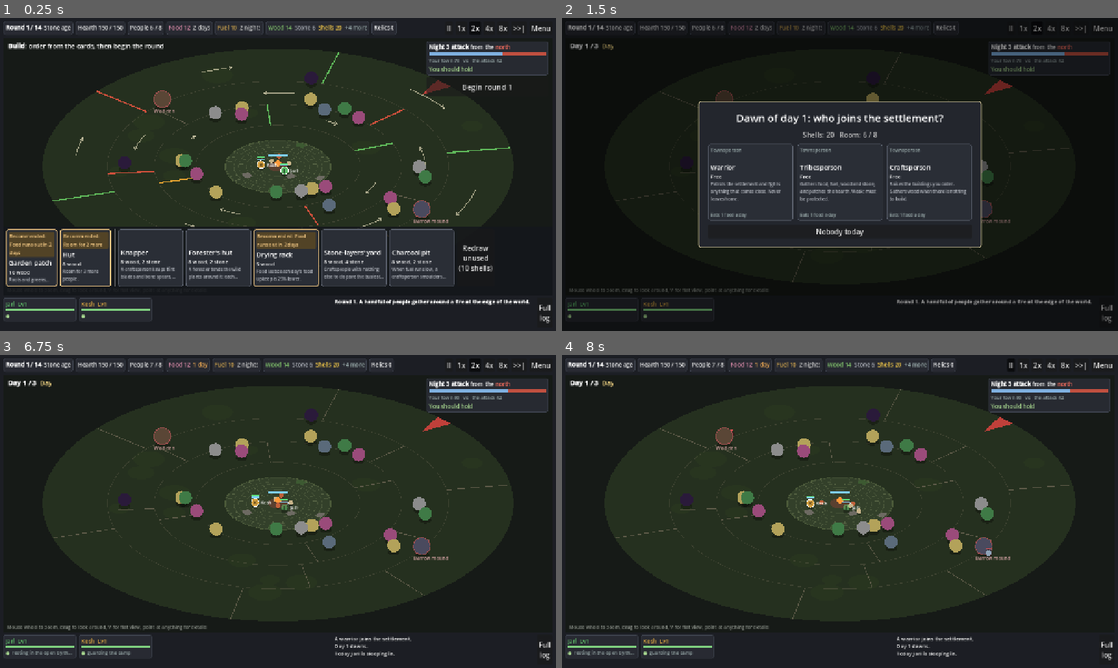
Above: before the commit, frames 1-4 (two rows, left to right).
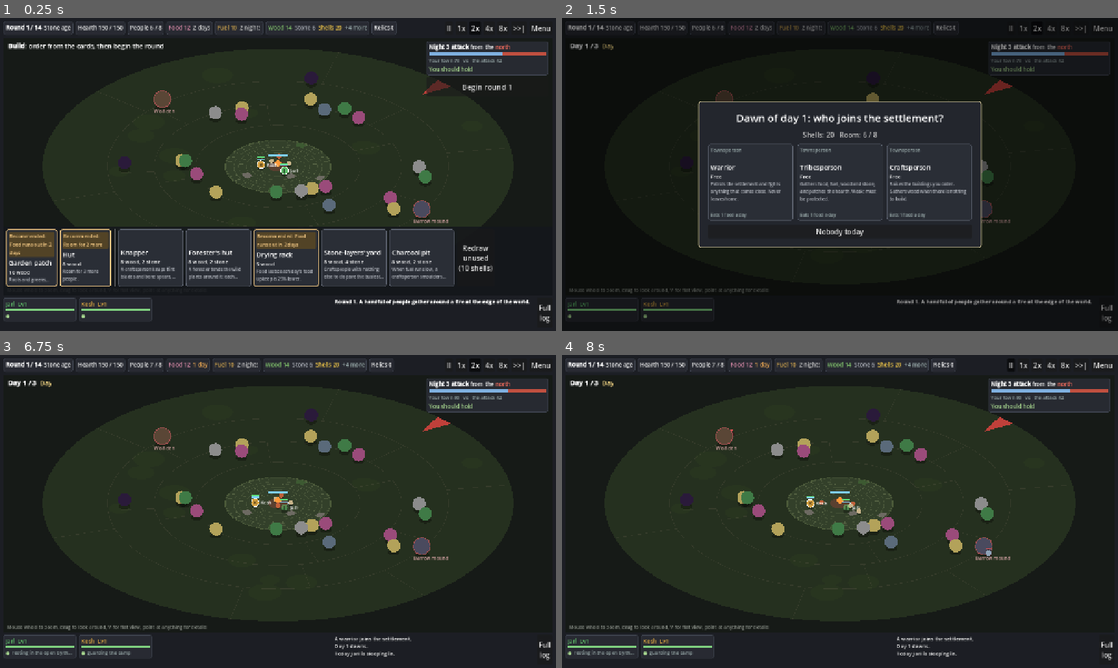
Above: after the commit, the same moments.

Repository: carltonbonks/YourEarthKeepsTurning-CityBuilder
Game: Godot game, scene res://game/main.tscn
The game is run twice, just before and just after one commit, with the same random seed, the same clock (stepped at 60 frames per second) and the same inputs.
Inputs (mouse positions are in pixels of both pictures, inside the frame that each line leads up to):
- Up to frame 1 (0.25 s): no input
- Up to frame 2 (1.5 s): click "Begin round 1" at 0.5 s; click "II" at 1.25 s
- Up to frame 3 (6.75 s): click "1x" at 2 s; click "2x" at 2.75 s; click "4x" at 3.5 s; click "8x" at 4.25 s; click ">>|" at 5 s; click "Full log" at 5.75 s; click (189, 517) at 6.52 s
- Up to frame 4 (8 s): click "II" at 7.25 s

The runs differ from the first frame. In frame 1, 0.5% of the frame differs, in the area x 9-92%, y 10-67%; in frame 2, less than 0.1%; in frame 3, 0.2%; in frame 4, 0.2%.

Commit message:
Shifting earth: no forecast on the map, the earth just shifts
Yusuf found the coloured seams, turn arrows and doomed rings too noisy.
The map now shows only the land as it is: faint seams and ring edges,
ridges and raw rifts, and the slide after a shift. Hover text names a
seam's kind without saying what comes next. Earth.forecast/doomed stay
in the sim for tests and later buildings, relics and heroes.

Co-Authored-By: Claude Opus 5.5 (1M context) <noreply@anthropic.com>
Claude-Session: https://claude.ai/code/session_018vAAZXZLNLXDnyUzaJKRgU

Diff:
--- a/data/plates.json
+++ b/data/plates.json
@@ -1,5 +1,5 @@
 {
-	"_note": "The shifting earth (sim/earth.gd). Past the town  …(1859 unchanged characters)… map). colors = how the map draws seams (by what the next shift does to them), ridges and raw ground; texts = hover text for seams, ridges and raw ground.",
+	"_note": "The shifting earth (sim/earth.gd). Past the town  …(1859 unchanged characters)… map). colors = how the map draws seams (faintly), ridges and raw ground; the map never shows what the next shift will do; texts = hover text for seams, ridges and raw ground.",
 	"enabled": true,
 	"rings": [
 		{"name": "Near", "r0": 280, "r1": 420, "plates": 4, "turn": 8, "sway": 6, "rift_nodes": ["berries", "brush", "grove"]},
@@ -21,7 +21,7 @@
 	"rift_node_share": 0.5,
 	"rift_node_cap": 1.5,
 	"embers": "embers",
-	"colors": {"seam": "#5d5a48", "subduct": "#d0503c", "collide": "#e0a030", "rift": "#5fb85a", "ridge": "#8f7d62", "raw": "#3b2b1e"},
+	"colors": {"seam": "#5d5a48", "ridge": "#8f7d62", "raw": "#3b2b1e"},
 	"texts": {
 		"subduct": {"name": "Subducting seam", "text": "One plate dives under the other here. When it closes, what sits on the diving plate's edge sinks: resources turn to embers, dens go under."},
 		"collide": {"name": "Colliding seam", "text": "The plates ride up into each other here. When it closes, everything is pushed to the seam and a ridge rises; a tall ridge breaks open rare stone."},
--- a/game/arena_view.gd
+++ b/game/arena_view.gd
@@ -238,8 +238,6 @@
 	_shadow(at, r)
 	var col := Color(def["color"])
 	draw_circle(p, r, col if left > 0.0 else Color(col, 0.25))
-	if _doomed(node["pos"]):
-		draw_arc(p, r + 3.0, 0, TAU, 20, Color(run.content.plates["colors"]["subduct"]), 2.0)
 	if zoom > 1.6:
 		draw_string(font, p + Vector2(r + 2, 4), "%s %d" % [def["name"], node["amount"]], HORIZONTAL_ALIGNMENT_LEFT, -1, 10, Color("#c8c8b0"))
 
@@ -260,8 +258,6 @@
 	_shadow(at, r)
 	draw_circle(p, r, Color(def["color"]))
 	draw_arc(p, r, 0, TAU, 24, Color("#a05050"), 2.0)
-	if _doomed(den["pos"]):
-		draw_arc(p, r + 4.0, 0, TAU, 24, Color(run.content.plates["colors"]["subduct"]), 2.5)
 	draw_string(font, p + Vector2(-r, r + 12), def["name"], HORIZONTAL_ALIGNMENT_LEFT, -1, 11, Color("#d0a0a0"))
 
 
@@ -577,14 +573,13 @@
 			draw_polyline(_closed(shape), Color(0.6, 0.65, 0.45, 0.18), 1.0)
 
 
-## The earth plates: raw rifts, ridges, the seams and the ring edges. While building, each seam is coloured by
-## what the next shift will do to it and arrows show which way each plate will turn.
+## The earth plates: raw rifts, ridges, and faint lines for the ring edges and seams. The earth just shifts:
+## the map shows the land as it is, not what the next shift will do (Yusuf, 2026-10-20).
 func _draw_earth() -> void:
 	var earth := run.world.earth
 	if not earth.enabled():
 		return
 	var colors: Dictionary = run.content.plates["colors"]
-	var building := run.phase == RunState.Phase.BUILD
 	for strip in earth.raw:
 		var ring: Dictionary = earth.rings[int(strip["ring"])]
 		draw_colored_polygon(_screen_poly(_sector(float(ring["r0"]), float(ring["r1"]), strip["a0"], strip["a1"])),
@@ -592,40 +587,12 @@
 	var cell := run.world.pathing.cell
 	for i in earth.ridge_cells():
 		_ground_square(run.world.pathing.center(i), cell * 0.55, Color(colors["ridge"]))
+	var faint := Color(colors["seam"], 0.3)
 	for ring in earth.rings:
-		draw_polyline(_closed(_ground_ring(Vector2.ZERO, float(ring["r0"]), 96)), Color(colors["seam"], 0.45), 1.0)
-	for entry: Dictionary in earth.forecast():
-		var ring: Dictionary = earth.rings[int(entry["ring"])]
-		var dir := Vector2.from_angle(float(entry["angle"]))
-		var col := Color(colors["seam"])
-		var width := 1.5
-		if building and colors.has(entry["kind"]):
-			col = Color(colors[entry["kind"]])
-			width = 3.0
-		draw_line(_to_screen(dir * float(ring["r0"])), _to_screen(dir * float(ring["r1"])), col, width)
-	if not building:
-		return
-	for ri in earth.rings.size():
-		var ring: Dictionary = earth.rings[ri]
-		var seams: Array = ring["seams"]
-		var r := (float(ring["r0"]) + float(ring["r1"])) / 2.0
-		for k in seams.size():
-			var a0 := float(seams[k])
-			var mid := a0 + fposmod(float(seams[(k + 1) % seams.size()]) - a0, TAU) / 2.0
-			var turn := earth.next_turn(Vector2.from_angle(mid) * r)
-			_turn_arrow(r, mid - turn / 2.0, mid + turn / 2.0, Color("#d8d0b0", 0.7))
-
-
-## An arrow along the circle of radius r from angle a0 to a1.
-func _turn_arrow(r: float, a0: float, a1: float, color: Color) -> void:
-	var points := PackedVector2Array()
-	for n in 9:
-		points.append(_to_screen(Vector2.from_angle(lerpf(a0, a1, n / 8.0)) * r))
-	draw_polyline(points, color, 2.0)
-	var tip := points[-1]
-	var back := (points[-2] - tip).normalized() * 8.0
-	draw_line(tip, tip + back.rotated(0.5), color, 2.0)
-	draw_line(tip, tip + back.rotated(-0.5), color, 2.0)
+		draw_polyline(_closed(_ground_ring(Vector2.ZERO, float(ring["r0"]), 96)), faint, 1.0)
+		for a: float in ring["seams"]:
+			var dir := Vector2.from_angle(a)
+			draw_line(_to_screen(dir * float(ring["r0"])), _to_screen(dir * float(ring["r1"])), faint, 1.0)
 
 
 ## Ground points outlining the strip of rings between radii r0 and r1, from angle a0 clockwise to a1.
@@ -661,11 +628,6 @@
 		return p
 	var ease_t := 1.0 - pow(1.0 - t, 3.0)
 	return p.rotated(-(1.0 - ease_t) * run.world.earth.last_turn(p))
-
-
-## True while building if the next shift will swallow whatever stands at p.
-func _doomed(p: Vector2) -> bool:
-	return run.phase == RunState.Phase.BUILD and run.world.earth.doomed(p)
 
 
 ## Trails, worn paths and roads.
--- a/game/tooltips.gd
+++ b/game/tooltips.gd
@@ -186,8 +186,6 @@
 		t["lines"].append("Regrows %d each dawn" % run.world.node_regrowth(n))
 	else:
 		t["lines"].append("Never grows back")
-	if run.world.earth.doomed(n["pos"]):
-		t["warnings"].append("The earth swallows this at the next shift")
 	t["tags"] = tag_notes(run, "node", n["type"])
 	return t
 
@@ -200,8 +198,6 @@
 	var spawn_name: String = t["title"]
 	t["title"] = c.world["dens"][d["type"]]["name"]
 	t["lines"].insert(0, "Sends out %s. Hero territory: heroes hunt here for loot and XP." % spawn_name.to_lower())
-	if run.world.earth.doomed(d["pos"]):
-		t["warnings"].append("The earth swallows this den, and everything in it, at the next shift")
 	return t
 
 
@@ -213,7 +209,7 @@
 	return t
 
 
-## A seam between two earth plates, with what the next shift does to it (an Earth.forecast entry).
+## A seam between two earth plates (an Earth.forecast entry): what kind it is and its ridge, not what comes next.
 static func seam(run: RunState, entry: Dictionary) -> Dictionary:
 	var earth := run.world.earth
 	var ring: Dictionary = earth.rings[int(entry["ring"])]
@@ -224,13 +220,6 @@
 	var ridge := int(ring["ridges"][int(entry["seam"])])
 	if ridge > 0:
 		t["lines"].append("Its ridge stands %d high." % ridge)
-	match entry["kind"]:
-		"subduct", "collide":
-			t["lines"].append("Next shift: it closes by %d degrees." % roundi(float(entry["degrees"])))
-		"rift":
-			t["lines"].append("Next shift: it opens %d degrees into a rift." % roundi(float(entry["degrees"])))
-		_:
-			t["lines"].append("Next shift: the plates either side move together.")
 	return t
 
 
--- a/sim/earth.gd
+++ b/sim/earth.gd
@@ -10,8 +10,8 @@
 ##   that grows each colliding shift and in time raises an upthrust node;
 ## - an opening seam is a rift: raw, slow ground until the next shift, often with a fresh node.
 ## Everything on a plate rides it: resource nodes, dens and the war camp, thickets, trails and roads,
-## and anyone standing out there. The next shift is known in advance (`forecast`, `doomed`), so the
-## map can show it. Numbers are in data/plates.json.
+## and anyone standing out there. The next shift can be worked out in advance (`forecast`, `doomed`) for
+## tests and for later buildings, relics and heroes that read the earth; the map doesn't show it. Numbers are in data/plates.json.
 
 var w: World
 var def: Dictionary
--- a/tests/test_earth.gd
+++ b/tests/test_earth.gd
@@ -265,20 +265,11 @@
 		check_eq(int(shift.get("shift", 0)), 1, "it was the first shift")
 
 
-func test_hover_text_warns_of_the_next_shift() -> void:
-	var run := _run()
-	var w := run.world
-	var earth := w.earth
-	check(not _shift_until(earth, "subduct").is_empty(), "a seam subducts")
-	var p := Vector2.INF
-	for ri in earth.rings.size():
-		p = _doomed_point(earth, ri)
-		if p != Vector2.INF:
-			break
-	w.nodes.append({"type": "grove", "gives": "wood", "pos": p, "amount": 24, "max": 24, "heroes_only": false, "wild": false, "age": ""})
-	var tip := Tooltips.node(run, w.nodes[-1])
-	check(tip["warnings"].any(func(line: String) -> bool: return "swallows" in line), "a doomed grove warns of it")
+func test_hover_text_names_the_seam_without_a_forecast() -> void:
+	var run := _run()
+	var earth := run.world.earth
 	var entry: Dictionary = earth.forecast()[0]
 	var seam := Tooltips.seam(run, entry)
-	check(seam["lines"].any(func(line: String) -> bool: return line.begins_with("Next shift")), "a seam says what the next shift does")
-	run.dispose()
+	check("seam" in String(seam["title"]).to_lower(), "a seam names its kind")
+	check(not seam["lines"].any(func(line: String) -> bool: return "Next shift" in line), "but not what the next shift does")
+	run.dispose()
Not shown, changed: CLAUDE.md
Not shown, changed: docs/DEVELOPMENT.md
Not shown, changed: docs/PENDING_DEFAULTS.md
